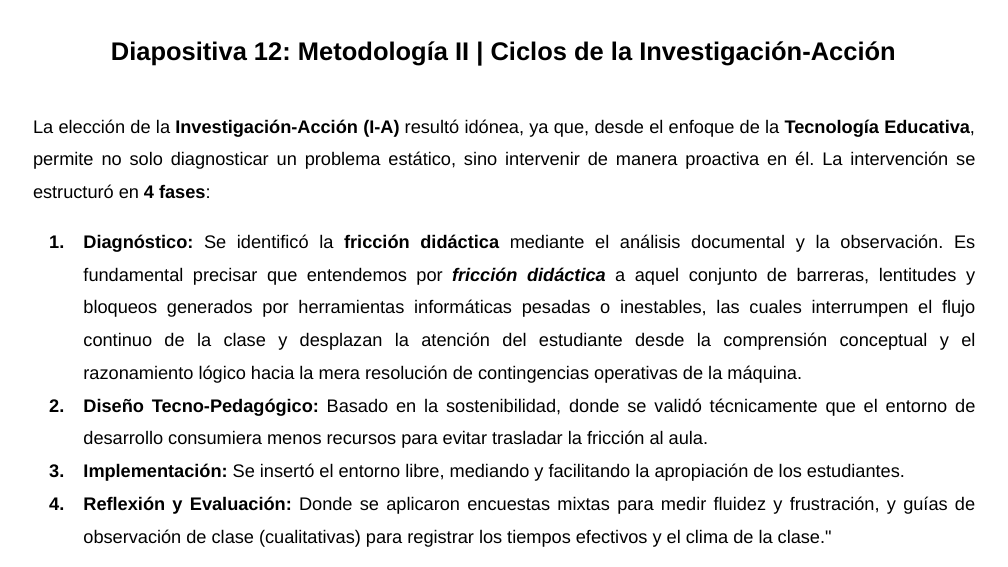
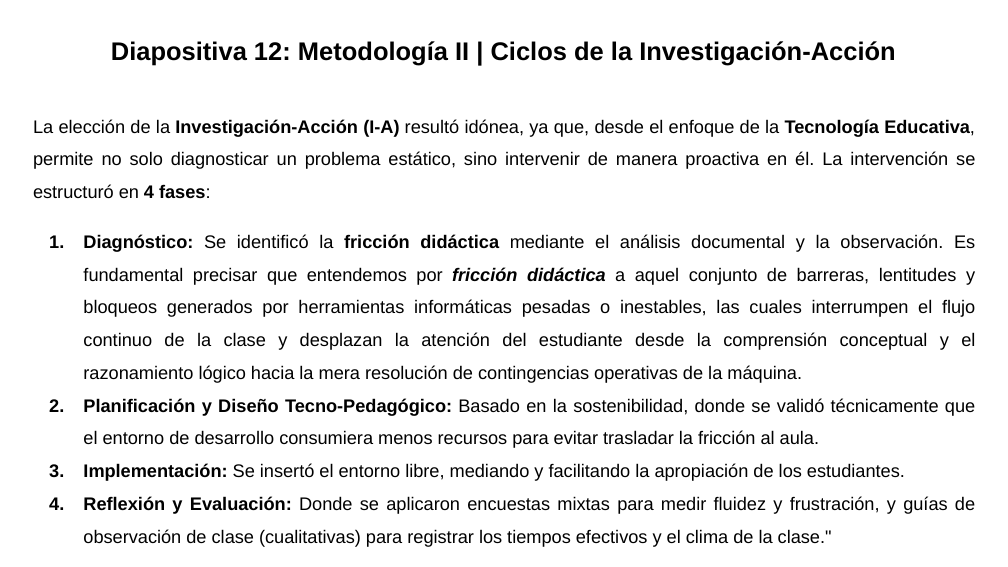
Before and after one commit to gabrielinuz/gabrielinuz.github.io, a slide deck: slide 13 of doc/GUION_DE_DEFENSA_LTE.pptx. Drawn at 1008x567 pixels with LibreOffice and Linux fonts; fonts in the diff are those of the drawing. Boxes give left, top, right and bottom in pixels: in the first picture for what was removed or moved away, otherwise in the second. Text is boxed around its words. In the diff, an @@ line names an element or a change of style, - is before the commit and + after.

```diff
--- a/doc/GUION_DE_DEFENSA_LTE.pptx
+++ b/doc/GUION_DE_DEFENSA_LTE.pptx
@@ text at <box>83,398,975,448</box>: text changed @@
-2. Diseño Tecno-Pedagógico: Basado en la sostenibilidad, donde se validó técnicamente que el entorno de desarrollo consumiera menos recursos para evitar trasladar la fricción al aula.
+2. Planificación y Diseño Tecno-Pedagógico: Basado en la sostenibilidad, donde se validó técnicamente que el entorno de desarrollo consumiera menos recursos para evitar trasladar la fricción al aula.
```
Also in this commit, not shown: 4 other slides changed, 1 other file.
